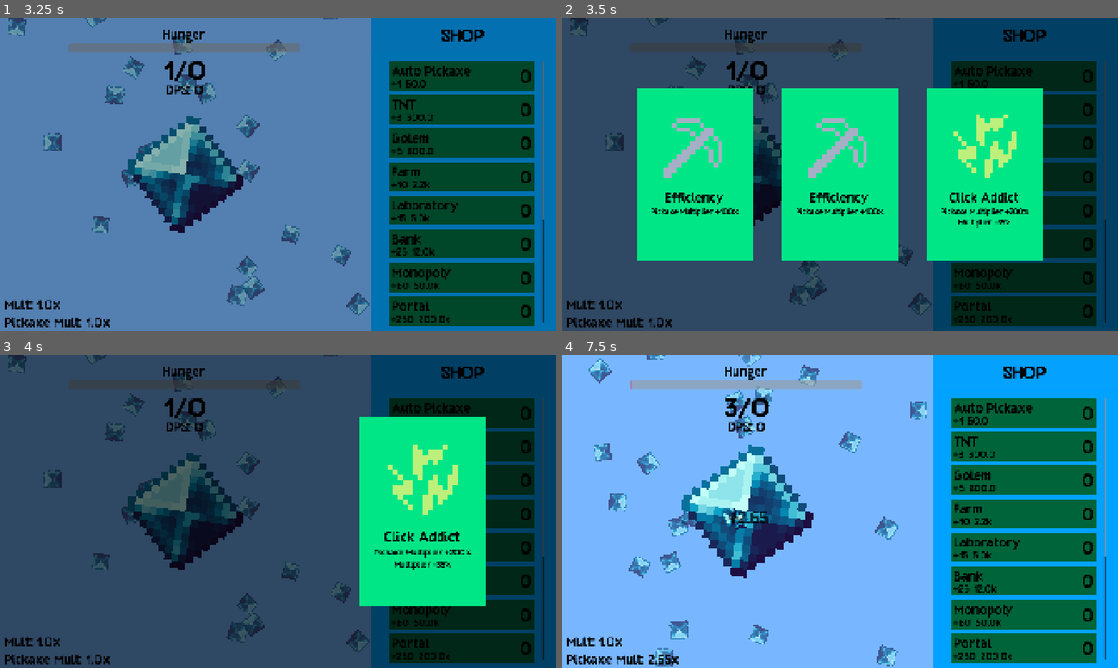
Above: before the commit, frames 1-4 (two rows, left to right).
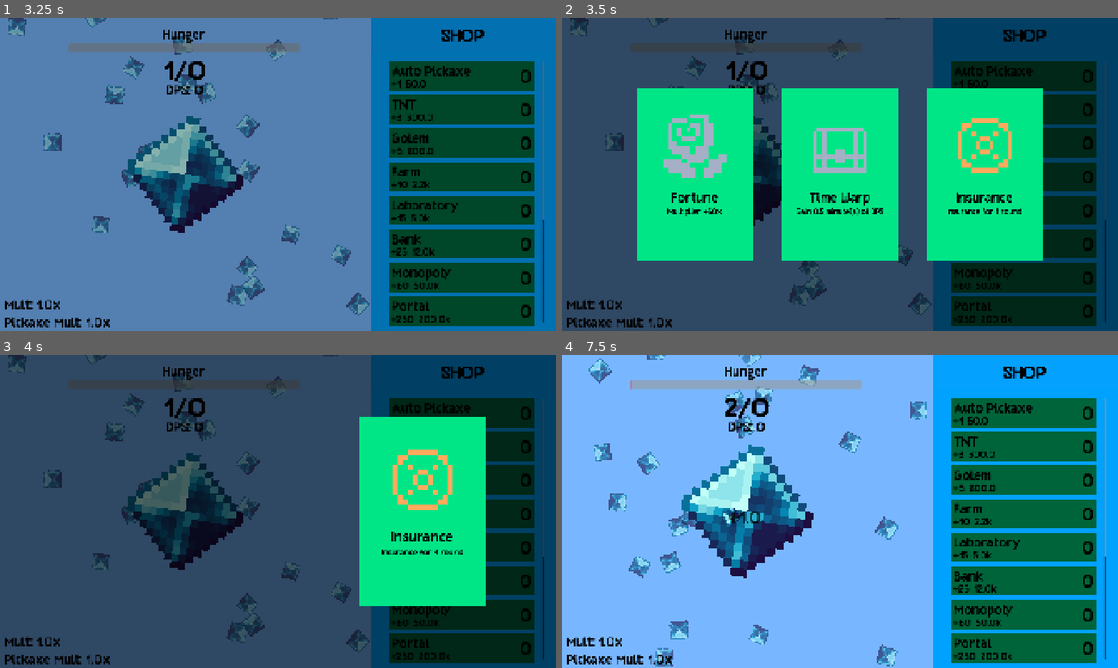
Above: after the commit, the same moments.

Repository: kyteidev/diamond-clicker-ultimate
Game: Godot game, scene res://scenes/game.tscn
Same seed, same stepped clock (60 frames per second), same inputs: the game is played once before the commit and once after it.
Inputs (mouse positions are in pixels of both pictures, inside the frame that each line leads up to):
- Up to frame 1 (3.25 s): move the mouse to (400, 158) at 0.52 s; click (400, 158) at 0.6 s; move the mouse to (166, 190) at 1.27 s; click (166, 190) at 1.35 s; move the mouse to (333, 105) at 2.02 s; click (333, 105) at 2.1 s; move the mouse to (250, 237) at 2.77 s; click (250, 237) at 2.85 s
- Up to frame 2 (3.5 s): no input
- Up to frame 3 (4 s): move the mouse to (444, 558) at 3.52 s; click (444, 558) at 3.6 s
- Up to frame 4 (7.5 s): move the mouse to (673, 464) at 4.27 s; click (673, 464) at 4.35 s; move the mouse to (867, 511) at 5.02 s; click (867, 511) at 5.1 s; move the mouse to (756, 433) at 5.77 s; click (756, 433) at 5.85 s; move the mouse to (962, 495) at 6.52 s; click (962, 495) at 6.6 s; move the mouse to (728, 527) at 7.27 s; click (728, 527) at 7.35 s

Frame 1 is identical in both runs. In frame 2, 4.5% of the frame differs, in the area x 16-85%, y 30-68%; in frame 3, 2.0%; in frame 4, 0.3%.

Commit message:
attempt to make booster card choosing no duplicates

Diff:
--- a/scripts/menus/cards_menu.gd
+++ b/scripts/menus/cards_menu.gd
@@ -23,15 +23,20 @@
 	get_tree().paused = true
 
 	# randomly pick booster cards and show them
+	var picked_cards: Array[String] = []
 	for card in cards_container.get_children():
 		var boost: Dictionary
-		var random: float = rng.randf()
-		if random <= um.RARITY_CHANCES[um.BoostRarities.LEGENDARY]:
-			boost = um.LEGENDARY_BOOSTS.pick_random()
-		elif random <= um.RARITY_CHANCES[um.BoostRarities.RARE]:
-			boost = um.RARE_BOOSTS.pick_random()
-		else:
-			boost = um.COMMON_BOOSTS.pick_random()
+		var attempts: int = 0
+		while (boost.is_empty() or boost.name in picked_cards) and attempts < 30:
+			var random: float = rng.randf()
+			if random <= um.RARITY_CHANCES[um.BoostRarities.LEGENDARY]:
+				boost = um.LEGENDARY_BOOSTS.pick_random()
+			elif random <= um.RARITY_CHANCES[um.BoostRarities.RARE]:
+				boost = um.RARE_BOOSTS.pick_random()
+			else:
+				boost = um.COMMON_BOOSTS.pick_random()
+			picked_cards.append(boost.name)
+			attempts += 1
 
 		var boost_data := BoosterCardData.new()
 		boost_data.booster_name = boost.name
